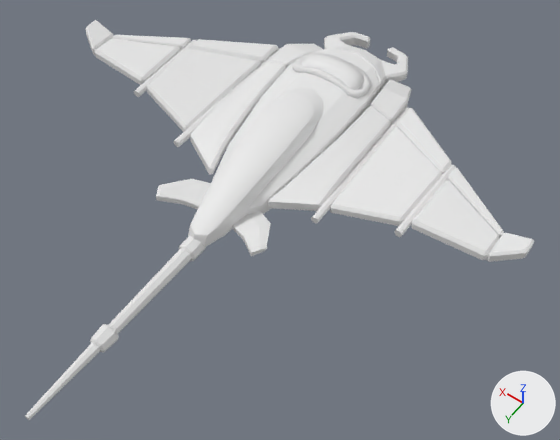
A saved change to the FBX model MantaRayz/Assets/3Dassets/MantaRay/SM_MantaRay.fbx.
One viewpoint serves both versions: a 50 mm camera at (-1.53, 2.59, 2.85) aimed at (-0.24, 0.78, 0.02). Lighting does not change. The marker at lower right points along +X, +Y and +Z. The picture after the commit comes second. Where no turn or scale is listed for an object, it has been applied to the vertices.

Script lines for the objects in view, before the commit:
```python
ob_leftwingpart02 = bpy.data.objects.new('LeftWingPart02', me_mesh_022)
ob_leftwingpart02.location = (0.011, 0.016, 0.004)
ob_leftwingpart04 = bpy.data.objects.new('LeftWingPart04', me_mesh_024)
ob_leftwingpart04.location = (0.023, 0.014, 0.004)
ob_leftwingpart07 = bpy.data.objects.new('LeftWingPart07', me_mesh_027)
ob_leftwingpart07.location = (0.038, 0.016, 0.005)
ob_mainbody03 = bpy.data.objects.new('MainBody03', me_mesh_005)
ob_mainbody03.location = (0.0, 0.026, 0.006)
ob_rightwingpart02 = bpy.data.objects.new('RightWingPart02', me_mesh_012)
ob_rightwingpart02.location = (-0.011, 0.016, 0.004)
ob_rightwingpart04 = bpy.data.objects.new('RightWingPart04', me_mesh_014)
ob_rightwingpart04.location = (-0.023, 0.014, 0.004)
ob_rightwingpart07 = bpy.data.objects.new('RightWingPart07', me_mesh_017)
ob_rightwingpart07.location = (-0.038, 0.016, 0.005)
# also in view: 'MainBody06' at (0.0, 1.43, 0.0); 'LeftWingPart03' at (0.96, 0.28, 0.16); 'LeftWingPart08' at (0.2, 0.91, 0.05); 'RightWingPart06' at (-0.29, -0.14, 0.1); 'MainBody02' at (0.0, 1.94, 0.0)
```
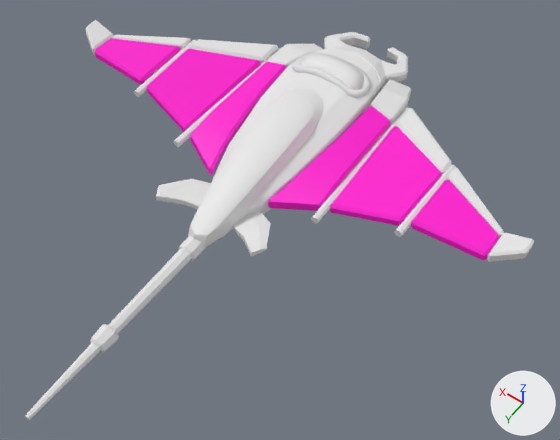
Where the change shows, as pixel boxes (x1, y1, x2, y2) in the pictures (560 x 440 px):
'RightWingPart04', recoloured (white to pink): (330, 126, 442, 226) in both
'LeftWingPart04', recoloured (white to pink): (147, 49, 261, 132) in both
'RightWingPart02', recoloured (white to pink): (268, 106, 390, 211) in both
'RightWingPart07', recoloured (white to pink): (411, 180, 499, 260) in both
'LeftWingPart02', recoloured (white to pink): (190, 62, 286, 175) in both
'LeftWingPart07', recoloured (white to pink): (95, 39, 180, 85) in both

What changed in the scene script:
```text
Add mat_orange:
    mat_orange = principled_material('Orange')
    mat_orange.base_color = (1.0, 0.0, 0.63)  # pink #ff00d0
Change me_mesh_017:
    where me_mesh_017.from_pydata(...)  # 24 vertices, 26 faces; spans x -1.099..-0.742, y 0.224..0.545, z 0.12..0.19
    remove me_mesh_017.materials.append(mat_openpbr_shader1)  # white #e7e7e7
    add me_mesh_017.materials.append(mat_orange)  # pink #ff00d0
Change me_mesh_014:
    where me_mesh_014.from_pydata(...)  # 24 vertices, 26 faces; spans x -0.738..-0.382, y 0.029..0.639, z 0.064..0.175
    remove me_mesh_014.materials.append(mat_openpbr_shader1)  # white #e7e7e7
    add me_mesh_014.materials.append(mat_orange)  # pink #ff00d0
Change me_mesh_027:
    where me_mesh_027.from_pydata(...)  # 24 vertices, 26 faces; spans x 0.742..1.099, y 0.224..0.545, z 0.12..0.19
    remove me_mesh_027.materials.append(mat_openpbr_shader1)  # white #e7e7e7
    add me_mesh_027.materials.append(mat_orange)  # pink #ff00d0
Change me_mesh_022:
    where me_mesh_022.from_pydata(...)  # 54 vertices, 55 faces; spans x 0.152..0.377, y 0.012..0.764, z 0.046..0.173
    remove me_mesh_022.materials.append(mat_openpbr_shader1)  # white #e7e7e7
    add me_mesh_022.materials.append(mat_orange)  # pink #ff00d0
Change me_mesh_012:
    where me_mesh_012.from_pydata(...)  # 54 vertices, 55 faces; spans x -0.377..-0.152, y 0.012..0.764, z 0.046..0.173
    remove me_mesh_012.materials.append(mat_openpbr_shader1)  # white #e7e7e7
    add me_mesh_012.materials.append(mat_orange)  # pink #ff00d0
Change me_mesh_024:
    where me_mesh_024.from_pydata(...)  # 24 vertices, 26 faces; spans x 0.382..0.738, y 0.029..0.639, z 0.064..0.175
    remove me_mesh_024.materials.append(mat_openpbr_shader1)  # white #e7e7e7
    add me_mesh_024.materials.append(mat_orange)  # pink #ff00d0
```
